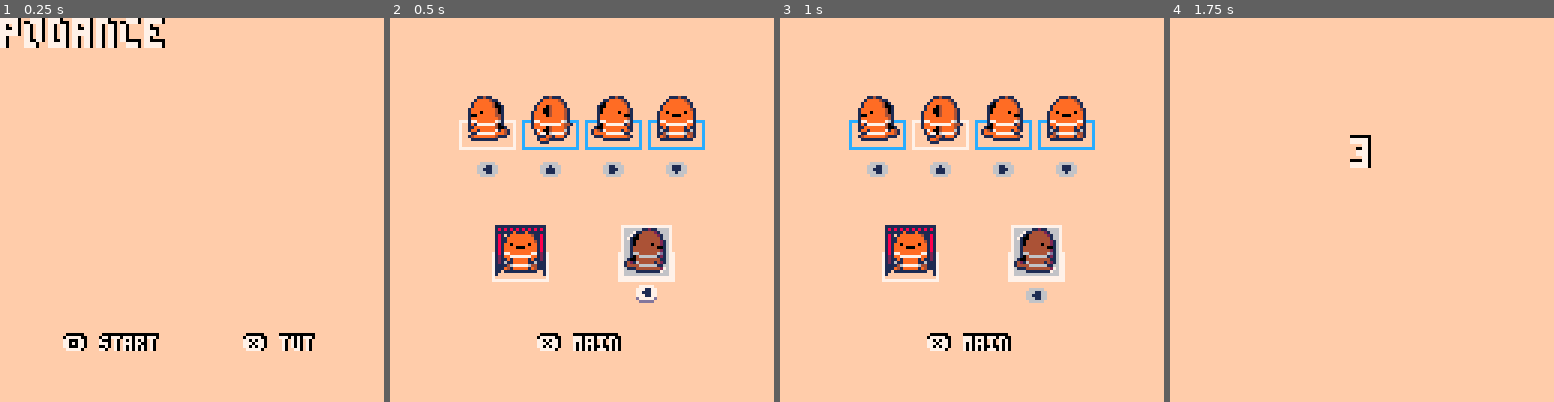
Above: before the commit, frames 1-4 (left to right).
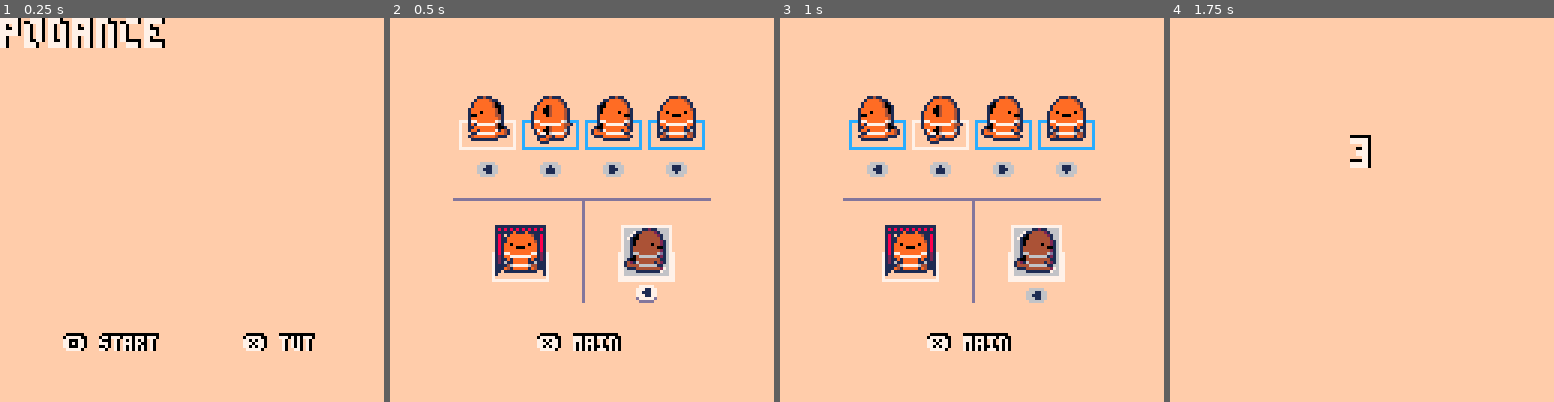
Above: after the commit, the same moments.

Repository: hyongew/pico8
Game: PICO-8 cartridge podance.p8
Same seed, same stepped clock (60 frames per second), same inputs: the game is played once before the commit and once after it.
Inputs:
- Up to frame 1 (0.25 s): no input
- Up to frame 2 (0.5 s): tap X (X key) at 0.33 s
- Up to frame 3 (1 s): tap O (Z key) at 0.7 s
- Up to frame 4 (1.75 s): tap X (X key) at 1.07 s; hold Right from 1.6 s (still down); tap O (Z key) at 1.7 s

Frame 1 is identical in both runs. In frame 2, 0.7% of the frame differs, in the area x 16-84%, y 46-75%; in frame 3, 0.7%; in frame 4, nothing differs.

Commit message:
Improve tutorial clarity

Diff:
--- a/podance.p8
+++ b/podance.p8
@@ -130,6 +130,21 @@
 				gety(i)-8)
 		end
 
+		line(
+			getx(1)-4,
+			gety(5)-10,
+			getx(4)+18,
+			gety(5)-10,
+			13
+		)
+		line(
+			getx(2)+18,
+			gety(5)-10,
+			getx(2)+18,
+			gety(5)+24,
+			13
+		)
+
 		--curtain
 		local x,y=
 			getx(5)+11,gety(5)
